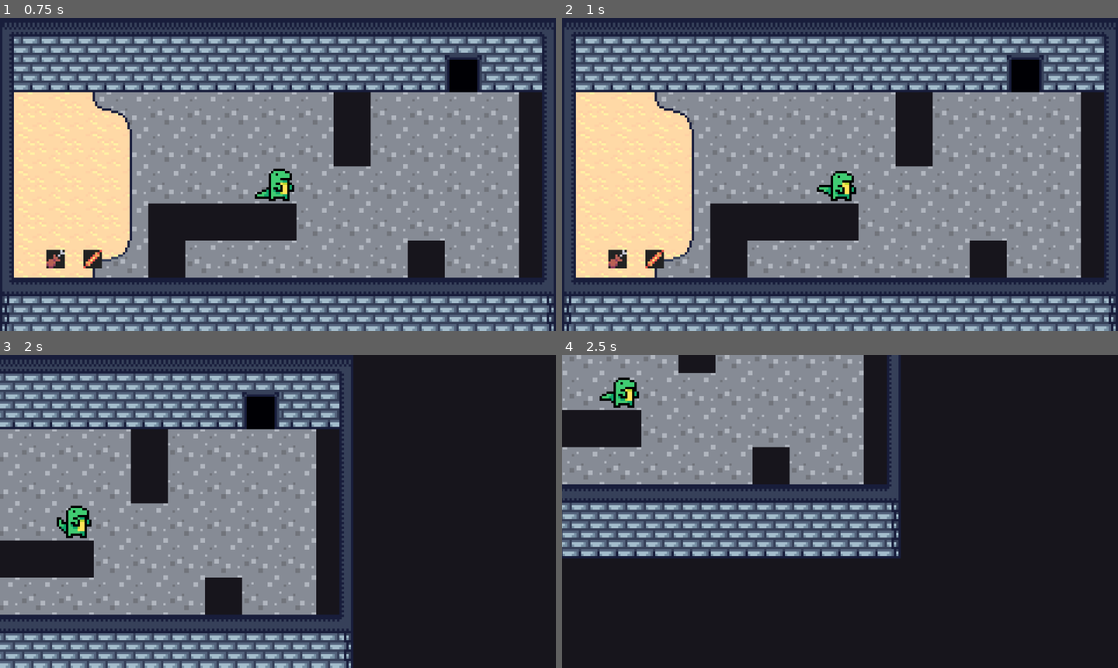
Above: before the commit, frames 1-4 (two rows, left to right).
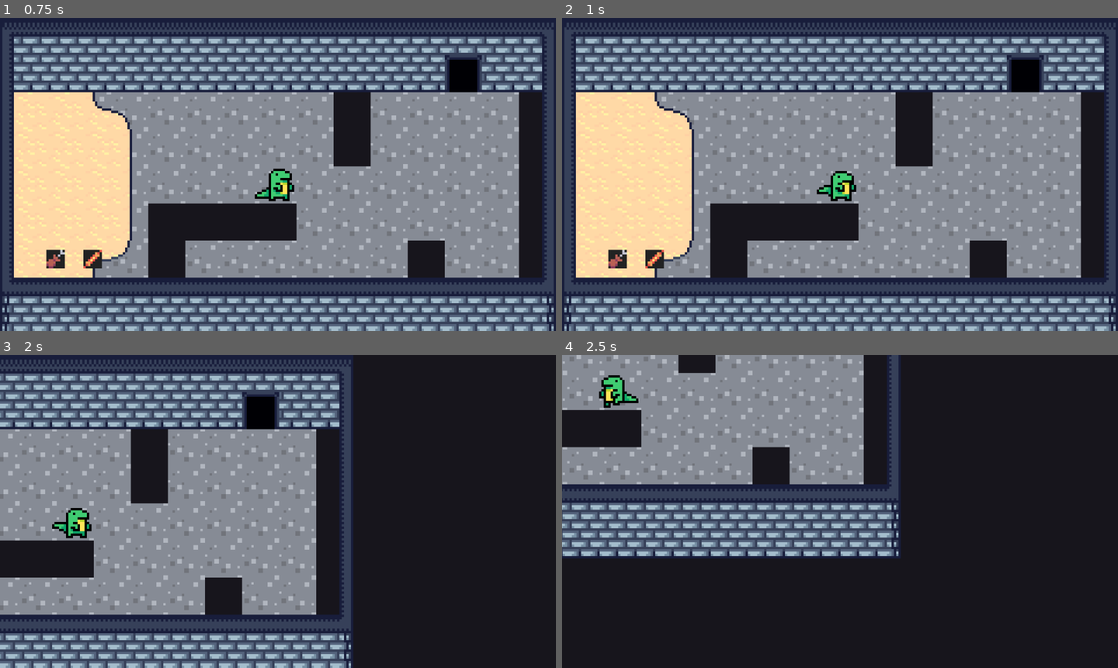
Above: after the commit, the same moments.

Repository: colinbellino/ai-and-games-2022
Game: Godot game, scene res://media/scenes/main.tscn
The game is run twice, just before and just after one commit, with the same random seed, the same clock (stepped at 60 frames per second) and the same inputs.
Inputs (mouse positions are in pixels of both pictures, inside the frame that each line leads up to):
- Up to frame 1 (0.75 s): click "Start" at 0.5 s
- Up to frame 2 (1 s): no input
- Up to frame 3 (2 s): move the mouse to (278, 520) at 1.27 s; hold D (move_right) from 1.28 s (still down); click (278, 520) at 1.35 s
- Up to frame 4 (2.5 s): move the mouse to (728, 527) at 2.02 s; release D (move_right) at 2.03 s; hold S (move_down) from 2.03 s (still down); click (728, 527) at 2.1 s

Frame 1 is identical in both runs. In frame 2, 0.1% of the frame differs, in the area x 45-53%, y 52-58%; in frame 3, 0.3%; in frame 4, 0.5%, in the area x 6-14%, y 6-17%.

Commit message:
Add debug move script and rotation during moverment

Diff:
--- a/project.godot
+++ b/project.godot
@@ -29,6 +29,11 @@
 "language": "GDScript",
 "path": "res://src/DebugDraw.gd"
 }, {
+"base": "Behaviour",
+"class": "DebugMove",
+"language": "GDScript",
+"path": "res://src/behaviours/DebugMove.gd"
+}, {
 "base": "CanvasLayer",
 "class": "DebugUI",
 "language": "GDScript",
@@ -124,6 +129,7 @@
 "Bark": "",
 "Behaviour": "",
 "DebugDraw": "",
+"DebugMove": "",
 "DebugUI": "",
 "EmitStimulus": "",
 "Entity": "",
--- /dev/null
+++ b/src/behaviours/DebugMove.gd
@@ -0,0 +1,24 @@
+class_name DebugMove extends Behaviour
+
+func _ready() -> void:
+    entity.connect("state_entered", self, "entity_state_entered")
+
+func _exit_tree() -> void:
+    entity.disconnect("state_entered", self, "entity_state_entered")
+
+func _process(_delta: float) -> void:
+
+    if Input.is_action_just_released("mouse_left"):
+        var start_point := Globals.astar.get_closest_point(Globals.creature.position / Globals.SPRITE_SIZE)
+        # var start := Globals.astar.get_point_position(start_point)
+        var destination_point := Globals.mouse_closest_point
+        # var destination := Globals.astar.get_point_position(destination_point)
+        var path = Globals.astar.get_point_path(start_point, destination_point)
+
+        var speed = LDTK.get_behaviour_meta(entity, "Roaming", "Speed", 16.0)
+        entity.set_meta("moving_path", path)
+        entity.set_meta("moving_speed", speed)
+        entity.change_state(Enums.EntityStates.Moving)
+
+func entity_state_entered(state: int) -> void:
+    print("entity_state_entered: ", [state])
--- a/src/entities/Entity.gd
+++ b/src/entities/Entity.gd
@@ -50,7 +50,12 @@
                 var point = path[index]
                 var destination : Vector2 = (point + Globals.CELL_CENTER_OFFSET) * Globals.SPRITE_SIZE
                 var duration := position.distance_to(destination) / speed
+                var direction = 1
+                if destination.x  - position.x < 0:
+                    direction = -1
+
                 var tween := create_tween()
+                tween.tween_property(self, "scale:x", direction * scale.x, 0.1)
                 tween.tween_property(self, "position", destination, duration)
                 yield(tween, "finished")
 
Not shown, changed: media/maps/world_0.ldtk
